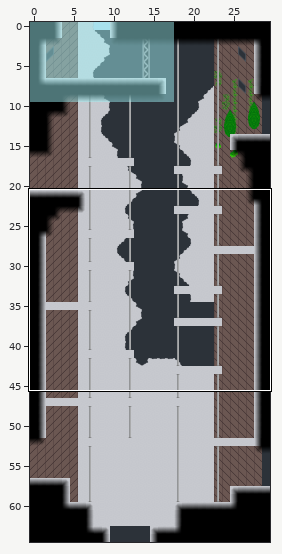
A Tiled map (JSON) gets an edit: assets/tiled/rooms/forgotten_stairwell.json. The first picture is a wide view before the edit; the outline marks the close-up.
Close-up. First the earlier version:
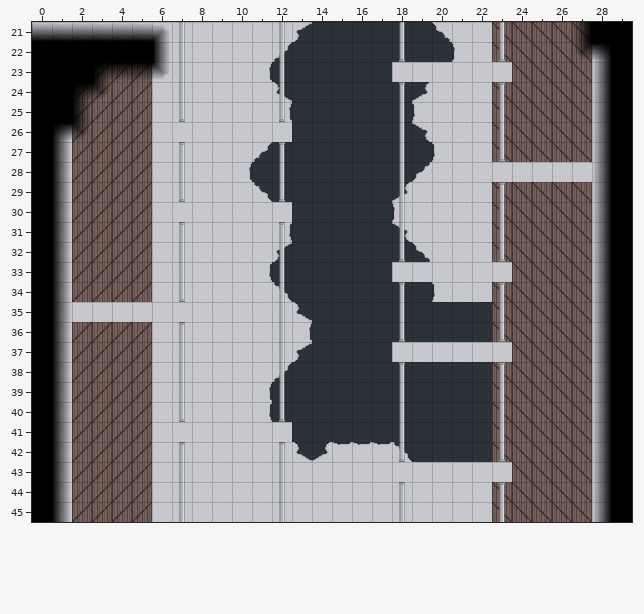
Cells are 24x24 px. Shown: x 0..29, y 21..45. The commit also changed other parts of the map, which this record leaves out.
New version:
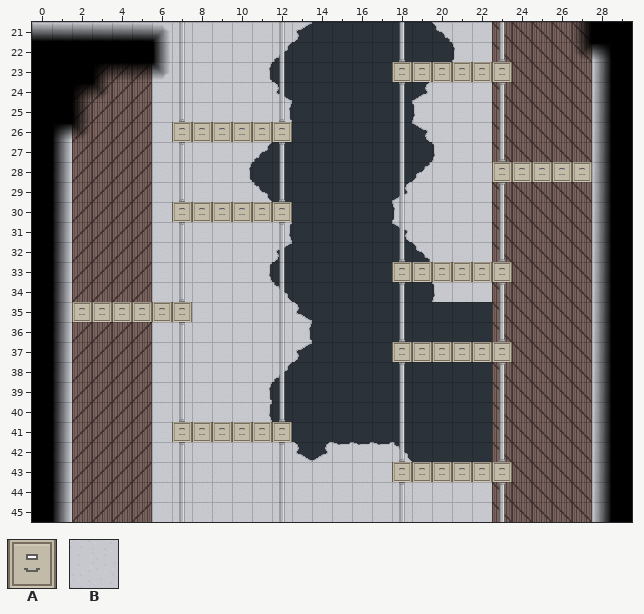
Key: from "floors": A 164; from "other": B 1.
_ is an empty cell.
Diff:
{"where": "layer \"floors\""}
{"y":23,"x":18,"old":"BBBBBB","new":"AAAAAA"}
{"y":26,"x":7,"old":"BBBBBB","new":"AAAAAA"}
{"y":28,"x":23,"old":"BBBBB","new":"AAAAA"}
{"y":30,"x":7,"old":"BBBBBB","new":"AAAAAA"}
{"y":33,"x":18,"old":"BBBBBB","new":"AAAAAA"}
{"y":35,"x":2,"old":"BBBBBB","new":"AAAAAA"}
{"y":37,"x":18,"old":"BBBBBB","new":"AAAAAA"}
{"y":41,"x":7,"old":"BBBBBB","new":"AAAAAA"}
{"y":43,"x":18,"old":"BBBBBB","new":"AAAAAA"}
